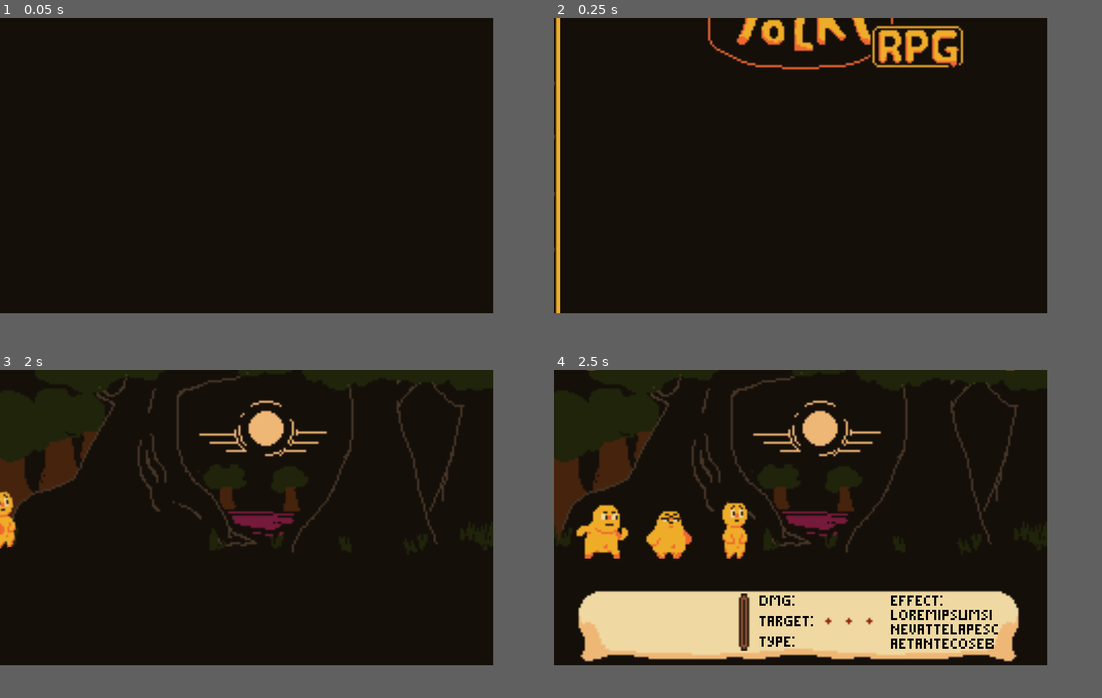
Above: before the commit, frames 1-4 (two rows, left to right).
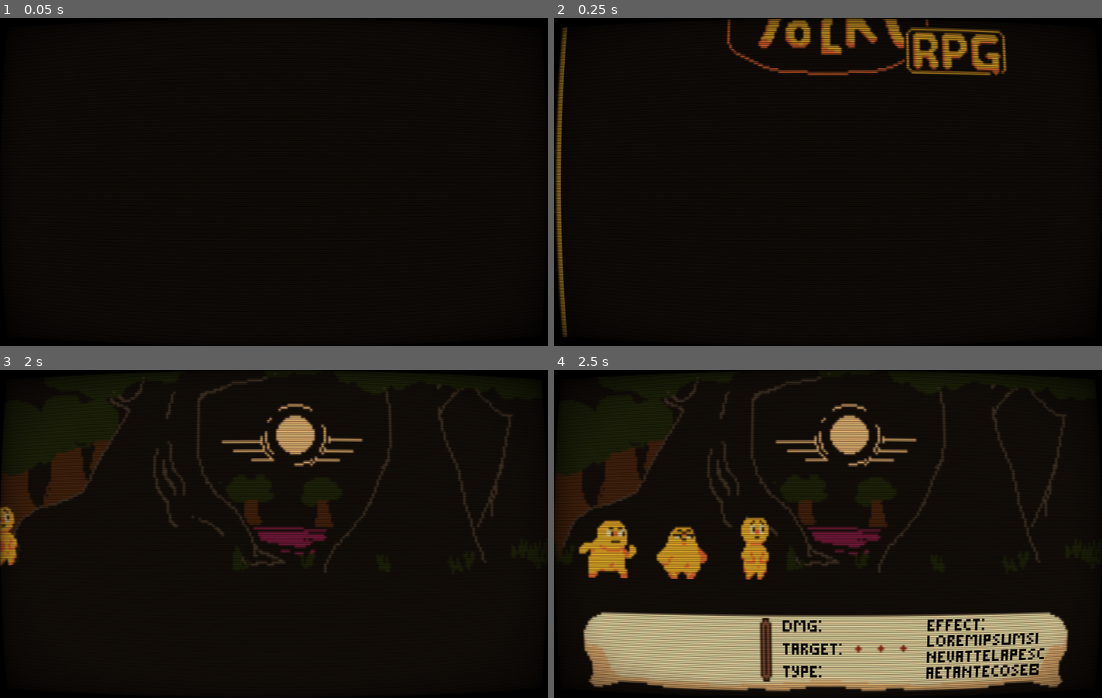
Above: after the commit, the same moments.

Repository: Hairic95/Yolky-RPG
Game: Godot game, scene res://Src/Scenes/MainMenuScene.tscn
Two runs of this game, one before a commit and one after it. Both use one fixed random seed, a clock stepped at 60 frames per second and the inputs below.
Inputs (mouse positions are in pixels of both pictures, inside the frame that each line leads up to):
- Up to frame 1 (0.05 s): no input
- Up to frame 2 (0.25 s): no input
- Up to frame 3 (2 s): click (246, 648) at 0.5 s; tap Enter at 1.25 s; tap Space at 1.52 s
- Up to frame 4 (2.5 s): tap Space at 2.27 s
In our replay, the window is 720x432 before the commit and 800x480 after it. These sizes can differ from the game's own. Grey fills any space a smaller window leaves; there, only what the larger window draws over its background counts as a difference.

The runs differ from the first frame. In frame 2, 6.1% of the frame differs, in the area x 0-83%, y 0-98%; in frame 3, 10%; in frame 4, 37%, in the area x 0-100%, y 0-99%.

Commit message:
crt added

Diff:
--- a/Src/Scenes/BattleScene.tscn
+++ b/Src/Scenes/BattleScene.tscn
@@ -15,9 +15,117 @@
 outline_color = Color( 0.937255, 0.847059, 0.631373, 1 )
 font_data = ExtResource( 7 )
 
+[sub_resource type="Shader" id=2]
+code = "/*
+Godot 3 2D CRT Shader.
+A 2D shader for Godot 3 simulating a CRT..
+
+Author: hiulit
+Repository: https://github.com/hiulit/Godot-3-2D-CRT-Shader
+Issues: https://github.com/hiulit/Godot-3-2D-CRT-Shader/issues
+License: MIT https://github.com/hiulit/Godot-3-2D-CRT-Shader/blob/master/LICENSE
+*/
+
+shader_type canvas_item;
+
+const float PI = 3.14159265359;
+
+uniform vec2 screen_size = vec2(320.0, 180.0);
+uniform bool show_curvature = true;
+uniform float curvature_x_amount : hint_range(3.0, 15.0, 0.01) = float(6.0);
+uniform float curvature_y_amount : hint_range(3.0, 15.0, 0.01) = float(4.0);
+uniform vec4 corner_color : hint_color = vec4(0.0, 0.0, 0.0, 1.0);
+uniform bool show_vignette = true;
+uniform float vignette_opacity : hint_range(0.0, 1.0, 0.01) = 0.2;
+uniform bool show_horizontal_scan_lines = true;
+uniform float horizontal_scan_lines_amount : hint_range(0.0, 180.0, 0.1) = 180.0;
+uniform float horizontal_scan_lines_opacity : hint_range(0.0, 1.0, 0.01) = 1.0;
+uniform bool show_vertical_scan_lines = false;
+uniform float vertical_scan_lines_amount : hint_range(0.0, 320.0, 0.1) = 320.0;
+uniform float vertical_scan_lines_opacity : hint_range(0.0, 1.0, 0.01) = 1.0;
+uniform float boost : hint_range(1.0, 2.0, 0.01) = 1.2;
+uniform float aberration_amount : hint_range(0.0, 10.0, 0.01) = 0.0;
+
+vec2 uv_curve(vec2 uv) {
+	if (show_curvature) {
+		uv = uv * 2.0 - 1.0;
+		vec2 offset = abs(uv.yx) / vec2(curvature_x_amount, curvature_y_amount);
+		uv = uv + uv * offset * offset;
+		uv = uv * 0.5 + 0.5;
+	}
+
+	return uv;
+}
+
+
+void fragment() {
+	vec2 uv = uv_curve(UV);
+	vec2 screen_uv = uv_curve(SCREEN_UV);
+	vec3 color = texture(SCREEN_TEXTURE, screen_uv).rgb;
+
+	if (aberration_amount > 0.0) {
+		float adjusted_amount = aberration_amount / screen_size.x;
+		color.r = texture(SCREEN_TEXTURE, vec2(screen_uv.x + adjusted_amount, screen_uv.y)).r;
+		color.g = texture(SCREEN_TEXTURE, screen_uv).g;
+		color.b = texture(SCREEN_TEXTURE, vec2(screen_uv.x - adjusted_amount, screen_uv.y)).b;
+	}
+
+	if (show_vignette) {
+		float vignette = uv.x * uv.y * (1.0 - uv.x) * (1.0 - uv.y);
+		vignette = clamp(pow((screen_size.x / 4.0) * vignette, vignette_opacity), 0.0, 1.0);
+		color *= vignette;
+	}
+
+	if (show_horizontal_scan_lines) {
+		float s = sin(screen_uv.y * horizontal_scan_lines_amount * PI * 2.0);
+		s = (s * 0.5 + 0.5) * 0.9 + 0.1;
+		vec4 scan_line = vec4(vec3(pow(s, horizontal_scan_lines_opacity)), 1.0);
+		color *= scan_line.rgb;
+	}
+
+	if (show_vertical_scan_lines) {
+		float s = sin(screen_uv.x * vertical_scan_lines_amount * PI * 2.0);
+		s = (s * 0.5 + 0.5) * 0.9 + 0.1;
+		vec4 scan_line = vec4(vec3(pow(s, vertical_scan_lines_opacity)), 1.0);
+		color *= scan_line.rgb;
+	}
+
+	if (show_horizontal_scan_lines || show_vertical_scan_lines) {
+		color *= boost;
+	}
+
+	// Fill the blank space of the corners, left by the curvature, with black.
+	if (uv.x < 0.0 || uv.x > 1.0 || uv.y < 0.0 || uv.y > 1.0) {
+		color = corner_color.rgb;
+	}
+
+	COLOR = vec4(color, 1.0);
+}
+"
+
+[sub_resource type="ShaderMaterial" id=3]
+shader = SubResource( 2 )
+shader_param/screen_size = Vector2( 320, 144 )
+shader_param/show_curvature = true
+shader_param/curvature_x_amount = 6.0
+shader_param/curvature_y_amount = 4.0
+shader_param/corner_color = Color( 0, 0, 0, 1 )
+shader_param/show_vignette = true
+shader_param/vignette_opacity = 0.2
+shader_param/show_horizontal_scan_lines = true
+shader_param/horizontal_scan_lines_amount = 180.0
+shader_param/horizontal_scan_lines_opacity = 0.6
+shader_param/show_vertical_scan_lines = false
+shader_param/vertical_scan_lines_amount = 320.0
+shader_param/vertical_scan_lines_opacity = 1.0
+shader_param/boost = 1.2
+shader_param/aberration_amount = 0.0
+
 [node name="BattleScene" type="Control"]
 anchor_right = 1.0
 anchor_bottom = 1.0
+margin_right = -720.0
+margin_bottom = -432.0
 script = ExtResource( 6 )
 __meta__ = {
 "_edit_use_anchors_": false
@@ -34,6 +142,7 @@
 [node name="MovementTween" type="Tween" parent="BG"]
 
 [node name="Combatants" type="Node2D" parent="."]
+z_as_relative = false
 
 [node name="Positions" type="Node2D" parent="Combatants"]
 
@@ -233,3 +342,20 @@
 [node name="MapTween" type="Tween" parent="MapUI"]
 
 [node name="Writings" type="Node2D" parent="."]
+
+[node name="CanvasLayer" type="CanvasLayer" parent="."]
+layer = 2
+
+[node name="ColorRect" type="ColorRect" parent="CanvasLayer"]
+material = SubResource( 3 )
+anchor_right = 1.0
+anchor_bottom = 1.0
+mouse_filter = 2
+__meta__ = {
+"_edit_use_anchors_": false
+}
+
+[node name="Camera2D" type="Camera2D" parent="."]
+anchor_mode = 0
+current = true
+zoom = Vector2( 0.25, 0.25 )
--- a/Src/Scenes/MainMenuScene.tscn
+++ b/Src/Scenes/MainMenuScene.tscn
@@ -11,9 +11,115 @@
 [sub_resource type="CircleShape2D" id=2]
 radius = 4.0
 
+[sub_resource type="Shader" id=3]
+code = "/*
+Godot 3 2D CRT Shader.
+A 2D shader for Godot 3 simulating a CRT..
+
+Author: hiulit
+Repository: https://github.com/hiulit/Godot-3-2D-CRT-Shader
+Issues: https://github.com/hiulit/Godot-3-2D-CRT-Shader/issues
+License: MIT https://github.com/hiulit/Godot-3-2D-CRT-Shader/blob/master/LICENSE
+*/
+
+shader_type canvas_item;
+
+const float PI = 3.14159265359;
+
+uniform vec2 screen_size = vec2(320.0, 180.0);
+uniform bool show_curvature = true;
+uniform float curvature_x_amount : hint_range(3.0, 15.0, 0.01) = float(6.0);
+uniform float curvature_y_amount : hint_range(3.0, 15.0, 0.01) = float(4.0);
+uniform vec4 corner_color : hint_color = vec4(0.0, 0.0, 0.0, 1.0);
+uniform bool show_vignette = true;
+uniform float vignette_opacity : hint_range(0.0, 1.0, 0.01) = 0.2;
+uniform bool show_horizontal_scan_lines = true;
+uniform float horizontal_scan_lines_amount : hint_range(0.0, 180.0, 0.1) = 180.0;
+uniform float horizontal_scan_lines_opacity : hint_range(0.0, 1.0, 0.01) = 1.0;
+uniform bool show_vertical_scan_lines = false;
+uniform float vertical_scan_lines_amount : hint_range(0.0, 320.0, 0.1) = 320.0;
+uniform float vertical_scan_lines_opacity : hint_range(0.0, 1.0, 0.01) = 1.0;
+uniform float boost : hint_range(1.0, 2.0, 0.01) = 1.2;
+uniform float aberration_amount : hint_range(0.0, 10.0, 0.01) = 0.0;
+
+vec2 uv_curve(vec2 uv) {
+	if (show_curvature) {
+		uv = uv * 2.0 - 1.0;
+		vec2 offset = abs(uv.yx) / vec2(curvature_x_amount, curvature_y_amount);
+		uv = uv + uv * offset * offset;
+		uv = uv * 0.5 + 0.5;
+	}
+
+	return uv;
+}
+
+
+void fragment() {
+	vec2 uv = uv_curve(UV);
+	vec2 screen_uv = uv_curve(SCREEN_UV);
+	vec3 color = texture(SCREEN_TEXTURE, screen_uv).rgb;
+
+	if (aberration_amount > 0.0) {
+		float adjusted_amount = aberration_amount / screen_size.x;
+		color.r = texture(SCREEN_TEXTURE, vec2(screen_uv.x + adjusted_amount, screen_uv.y)).r;
+		color.g = texture(SCREEN_TEXTURE, screen_uv).g;
+		color.b = texture(SCREEN_TEXTURE, vec2(screen_uv.x - adjusted_amount, screen_uv.y)).b;
+	}
+
+	if (show_vignette) {
+		float vignette = uv.x * uv.y * (1.0 - uv.x) * (1.0 - uv.y);
+		vignette = clamp(pow((screen_size.x / 4.0) * vignette, vignette_opacity), 0.0, 1.0);
+		color *= vignette;
+	}
+
+	if (show_horizontal_scan_lines) {
+		float s = sin(screen_uv.y * horizontal_scan_lines_amount * PI * 2.0);
+		s = (s * 0.5 + 0.5) * 0.9 + 0.1;
+		vec4 scan_line = vec4(vec3(pow(s, horizontal_scan_lines_opacity)), 1.0);
+		color *= scan_line.rgb;
+	}
+
+	if (show_vertical_scan_lines) {
+		float s = sin(screen_uv.x * vertical_scan_lines_amount * PI * 2.0);
+		s = (s * 0.5 + 0.5) * 0.9 + 0.1;
+		vec4 scan_line = vec4(vec3(pow(s, vertical_scan_lines_opacity)), 1.0);
+		color *= scan_line.rgb;
+	}
+
+	if (show_horizontal_scan_lines || show_vertical_scan_lines) {
+		color *= boost;
+	}
+
+	// Fill the blank space of the corners, left by the curvature, with black.
+	if (uv.x < 0.0 || uv.x > 1.0 || uv.y < 0.0 || uv.y > 1.0) {
+		color = corner_color.rgb;
+	}
+
+	COLOR = vec4(color, 1.0);
+}
+"
+
+[sub_resource type="ShaderMaterial" id=4]
+shader = SubResource( 3 )
+shader_param/screen_size = Vector2( 320, 180 )
+shader_param/show_curvature = true
+shader_param/curvature_x_amount = 6.0
+shader_param/curvature_y_amount = 4.0
+shader_param/corner_color = Color( 0, 0, 0, 1 )
+shader_param/show_vignette = true
+shader_param/vignette_opacity = 0.2
+shader_param/show_horizontal_scan_lines = true
+shader_param/horizontal_scan_lines_amount = 180.0
+shader_param/horizontal_scan_lines_opacity = 1.0
+shader_param/show_vertical_scan_lines = false
+shader_param/vertical_scan_lines_amount = 320.0
+shader_param/vertical_scan_lines_opacity = 1.0
+shader_param/boost = 1.2
+shader_param/aberration_amount = 0.0
+
 [node name="MainMenuScene" type="Control"]
-anchor_right = 1.0
-anchor_bottom = 1.0
+margin_right = 240.0
+margin_bottom = 144.0
 script = ExtResource( 4 )
 __meta__ = {
 "_edit_use_anchors_": false
@@ -67,8 +173,27 @@
 margin_right = 154.0
 margin_bottom = 117.0
 texture_normal = ExtResource( 3 )
+__meta__ = {
+"_edit_use_anchors_": false
+}
 
 [node name="Tween" type="Tween" parent="."]
+
+[node name="ColorRect" type="ColorRect" parent="."]
+material = SubResource( 4 )
+anchor_right = 1.0
+anchor_bottom = 1.0
+mouse_filter = 2
+__meta__ = {
+"_edit_use_anchors_": false
+}
+
+[node name="Camera2D" type="Camera2D" parent="."]
+anchor_mode = 0
+current = true
+zoom = Vector2( 0.25, 0.25 )
+
+[node name="CanvasLayer" type="CanvasLayer" parent="."]
 [connection signal="area_entered" from="LeftScroller/End" to="." method="_on_End_area_entered"]
 [connection signal="area_entered" from="LeftScroller/Enter" to="." method="_on_Enter_area_entered"]
 [connection signal="pressed" from="PlayButton" to="." method="_on_PlayButton_pressed"]
--- a/project.godot
+++ b/project.godot
@@ -53,15 +53,16 @@
 
 [display]
 
-window/size/width=240
-window/size/height=144
-window/size/test_width=720
-window/size/test_height=405
-window/stretch/mode="2d"
+window/size/width=960
+window/size/height=576
+window/size/test_width=960
+window/size/test_height=576
+window/stretch/mode="viewport"
 
 [rendering]
 
 quality/driver/driver_name="GLES2"
+quality/2d/use_pixel_snap=true
 vram_compression/import_etc=true
 vram_compression/import_etc2=false
 environment/default_clear_color=Color( 0.0823529, 0.0588235, 0.0392157, 1 )
Not shown: 1 places in Src/Scenes/BattleScene.tscn that only renumber resources
Not shown: 1 places in Src/Scenes/MainMenuScene.tscn that only renumber resources
